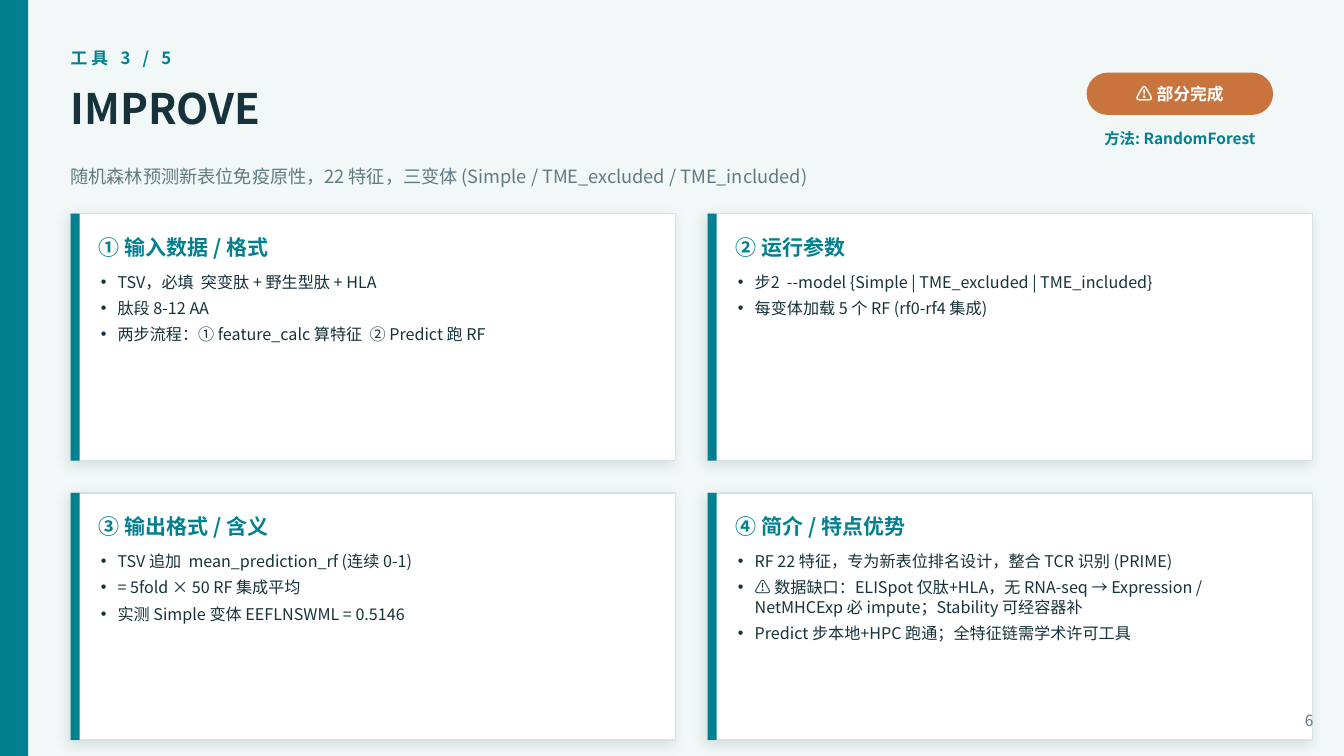
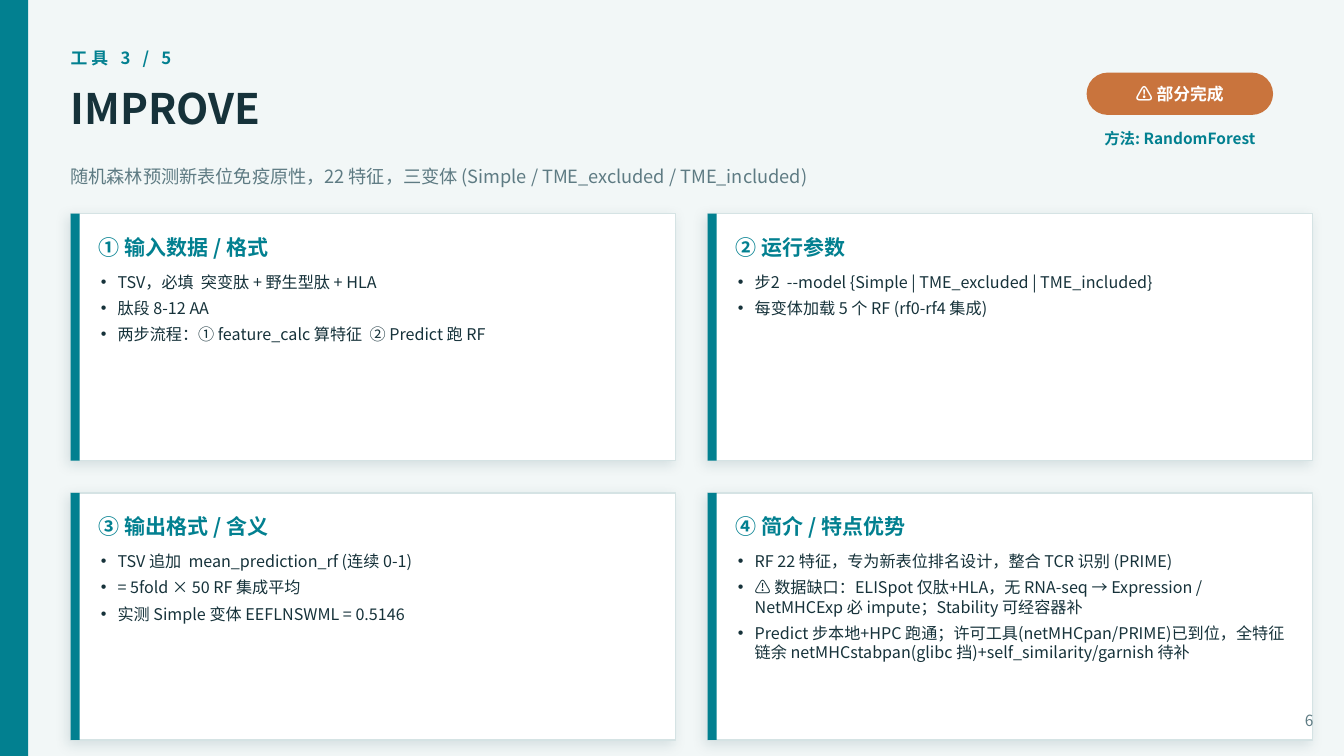
Before and after one commit to legacccY/YJ-Agent, a slide deck: slide 6 of project/meeting/QuantImmuBench/QuantImmuBench_部署测试报告.pptx. Drawn at 1344x756 pixels with LibreOffice and Linux fonts; fonts in the diff are those of the drawing. Boxes give left, top, right and bottom in pixels: in the first picture for what was removed or moved away, otherwise in the second. Text is boxed around its words. In the diff, an @@ line names an element or a change of style, - is before the commit and + after.

```diff
--- a/project/meeting/QuantImmuBench/QuantImmuBench_部署测试报告.pptx
+++ b/project/meeting/QuantImmuBench/QuantImmuBench_部署测试报告.pptx
@@ text at (x1=755, y1=625, x2=1284, y2=662): text changed @@
-• Predict 步本地+HPC 跑通；全特征链需学术许可工具
+• Predict 步本地+HPC 跑通；许可工具(netMHCpan/PRIME)已到位，全特征链余 netMHCstabpan(glibc 挡)+self_similarity/garnish 待补
```
Also in this commit, not shown: 4 other slides changed, 6 other files.
